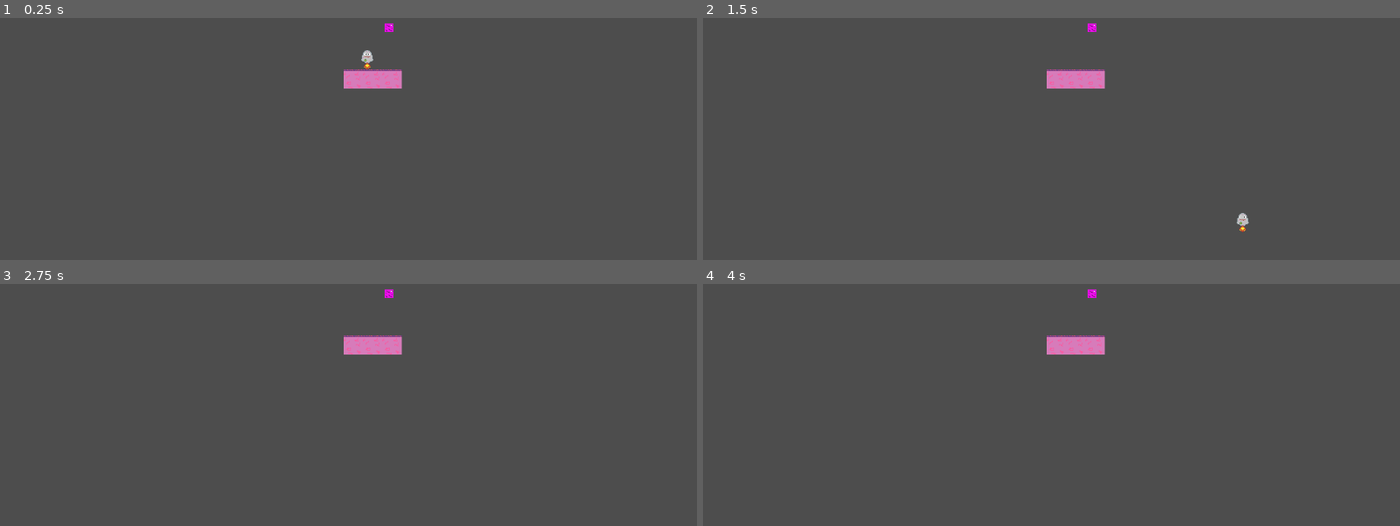
Above: before the commit, frames 1-4 (two rows, left to right).
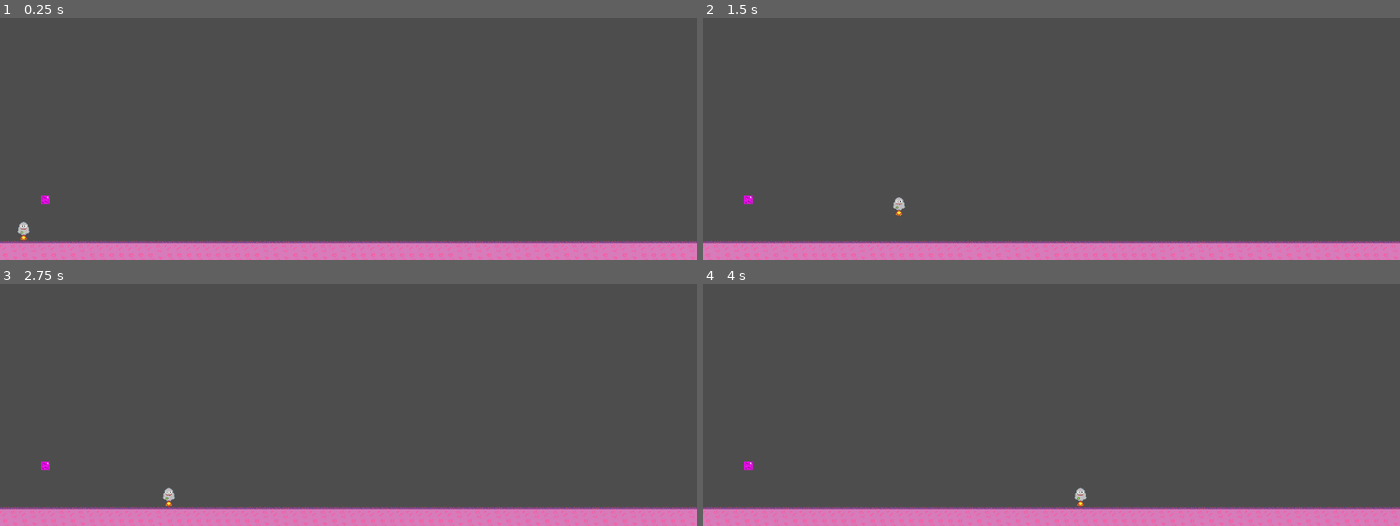
Above: after the commit, the same moments.

Repository: BigMouthInc/CS-IMGD4100GameJam
Game: Godot game, scene res://Scenes/main.tscn
Same seed, same stepped clock (60 frames per second), same inputs: the game is played once before the commit and once after it.
Inputs:
- Up to frame 1 (0.25 s): no input
- Up to frame 2 (1.5 s): tap Enter at 0.5 s; hold D (move_right) from 0.53 s (still down); tap W (jump) at 0.77 s
- Up to frame 3 (2.75 s): tap W (jump) at 1.52 s; release D (move_right) at 2.03 s; hold A (move_left) from 2.03 s (still down)
- Up to frame 4 (4 s): release A (move_left) at 2.78 s; hold D (move_right) from 2.78 s (still down); tap W (jump) at 3.02, 3.77 s

The runs differ from the first frame. In frame 1, 8.8% of the frame differs, in the area x 0-100%, y 2-100%; in frame 2, 8.8%; in frame 3, 8.8%; in frame 4, 8.8%.

Commit message:
BLOCKS!!!!!!!!

Diff:
--- a/cs-imgd-4100-game-jam!/Scenes/main.tscn
+++ b/cs-imgd-4100-game-jam!/Scenes/main.tscn
@@ -22,9 +22,10 @@
 [node name="TileMap" type="TileMap" parent="."]
 tile_set = SubResource("TileSet_jjvhh")
 format = 2
-layer_0/tile_data = PackedInt32Array(65538, 0, 0, 65536, 0, 0, 65540, 0, 0)
+layer_0/tile_data = PackedInt32Array(65538, 0, 0, 65536, 0, 0, 65540, 0, 0, 65541, 0, 0, 65543, 0, 0, 65545, 0, 0, 65546, 0, 0, 65547, 0, 0, 65548, 0, 0, 65549, 0, 0, 65550, 0, 0, 65551, 0, 0, 65552, 0, 0, 65553, 0, 0, 65554, 0, 0, 65555, 0, 0, 65556, 0, 0, 65557, 0, 0, 65558, 0, 0, 65559, 0, 0, 65560, 0, 0, 65561, 0, 0, 65562, 0, 0, 65564, 0, 0, 65566, 0, 0, 65568, 0, 0, 65570, 0, 0, 65572, 0, 0, 65573, 0, 0, 65574, 0, 0, 65575, 0, 0, 65576, 0, 0, 65577, 0, 0, 65578, 0, 0, 65579, 0, 0, 65580, 0, 0, 65581, 0, 0, 65582, 0, 0, 65584, 0, 0, 65586, 0, 0, 65588, 0, 0, 65590, 0, 0, 65606, 0, 0, 65605, 0, 0, 65604, 0, 0, 65603, 0, 0, 65602, 0, 0, 65600, 0, 0, 65598, 0, 0, 65594, 0, 0, 65592, 0, 0, 65596, 0, 0)
 
 [node name="Camera2D" type="Camera2D" parent="."]
+position = Vector2(568, -285)
 
 [node name="Block" parent="." instance=ExtResource("3_8gbba")]
 position = Vector2(67, -61)
